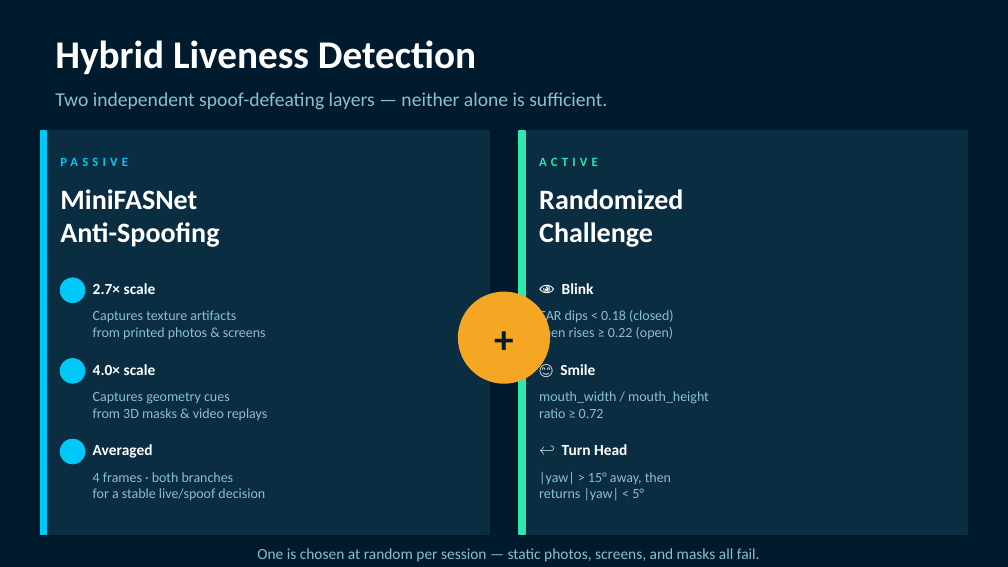
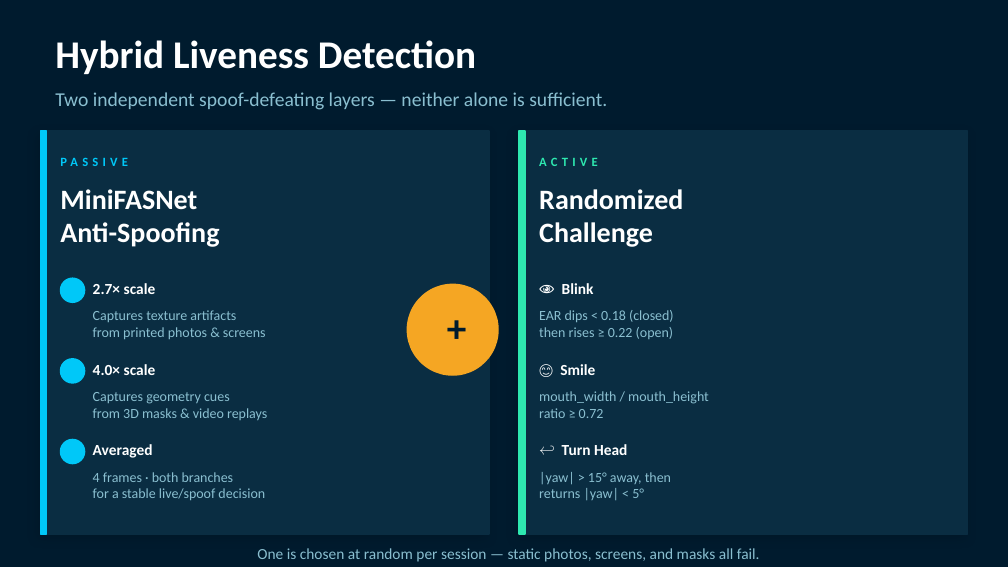
Before and after one commit to aashup/face-auth, a slide deck: slide 3 of react-native-offline-face-auth.pptx (slide 5 before the commit). Drawn at 1008x567 pixels with LibreOffice and Linux fonts; fonts in the diff are those of the drawing. Boxes give left, top, right and bottom in pixels: in the first picture for what was removed or moved away, otherwise in the second. Text is boxed around its words. In the diff, an @@ line names an element or a change of style, - is before the commit and + after.

```diff
--- a/react-native-offline-face-auth.pptx
+++ b/react-native-offline-face-auth.pptx
@@ ellipse: place and size @@
-ellipse at [459,292,549,383]
+ellipse at [407,284,498,375]
@@ text "+": place and size @@
-text "+" at [459,292,549,383]
+text "+" at [411,281,502,372]
```
Also in this commit, not shown: 3 other slides changed, 2 slides removed, 1 other file.
